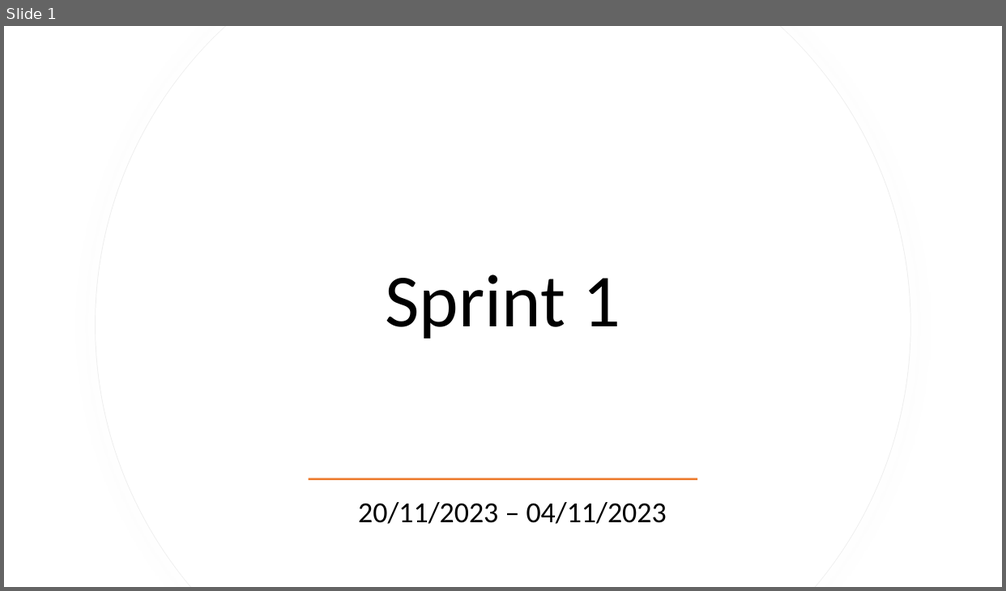
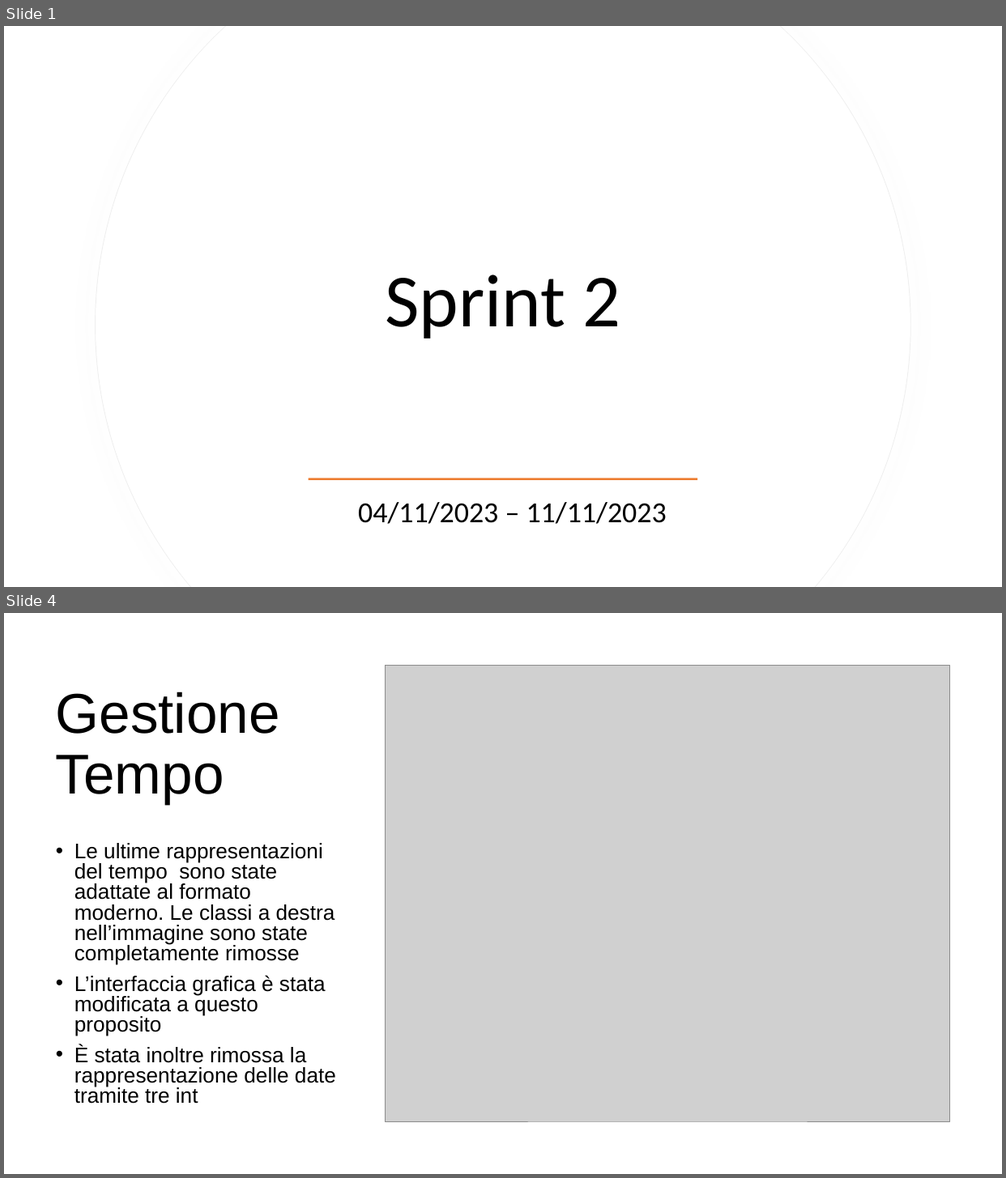
Before and after one commit to CSW-Teams/MS3-docs, a slide deck: Scrumtastic/Sprint2/Sprint2.pptx. Shown one above the other, each under a label of ours: slide 1 before the commit, slides 1 and 4 after it; the slides between them are not shown. The pictures are 1006x591 and 1006x1178 pixels, drawn with LibreOffice and Linux fonts; fonts in the diff are those of the drawing; grey boxes stand for pictures. Boxes give left, top, right and bottom in pixels: in the first picture for what was removed or moved away, otherwise in the second. Text is boxed around its words. In the diff, an @@ line names an element or a change of style, - is before the commit and + after.

Commit message:
sprint 2 powerPoint

```diff
--- a/Scrumtastic/Sprint2/Sprint2.pptx
+++ b/Scrumtastic/Sprint2/Sprint2.pptx
@@ slide 4 added at (x1=4, y1=613, x2=1002, y2=1174), background #FFFFFF @@
@@ picture added at (x1=385, y1=666, x2=950, y2=1122) @@
@@ title added at (x1=56, y1=692, x2=280, y2=804), 54 pt, text #000000 @@
+Gestione Tempo
@@ text added at (x1=74, y1=843, x2=336, y2=1104), 20.4 pt, text #000000 @@
+• Le ultime rappresentazioni del tempo sono state adattate al formato moderno. Le classi a destra nell’immagine sono state completamente rimosse
+• L’interfaccia grafica è stata modificata a questo proposito
+• È stata inoltre rimossa la rappresentazione delle date tramite tre int
@@ slide 1 changed as well @@
@@ title at (x1=386, y1=275, x2=620, y2=339): text changed @@
-Sprint 1
+Sprint 2
@@ subtitle at (x1=358, y1=502, x2=667, y2=524): text changed @@
-20/11/2023 – 04/11/2023
+04/11/2023 – 11/11/2023
```
Also in this commit, not shown: 2 other slides changed, 22 other slides added, 15 slides removed.
